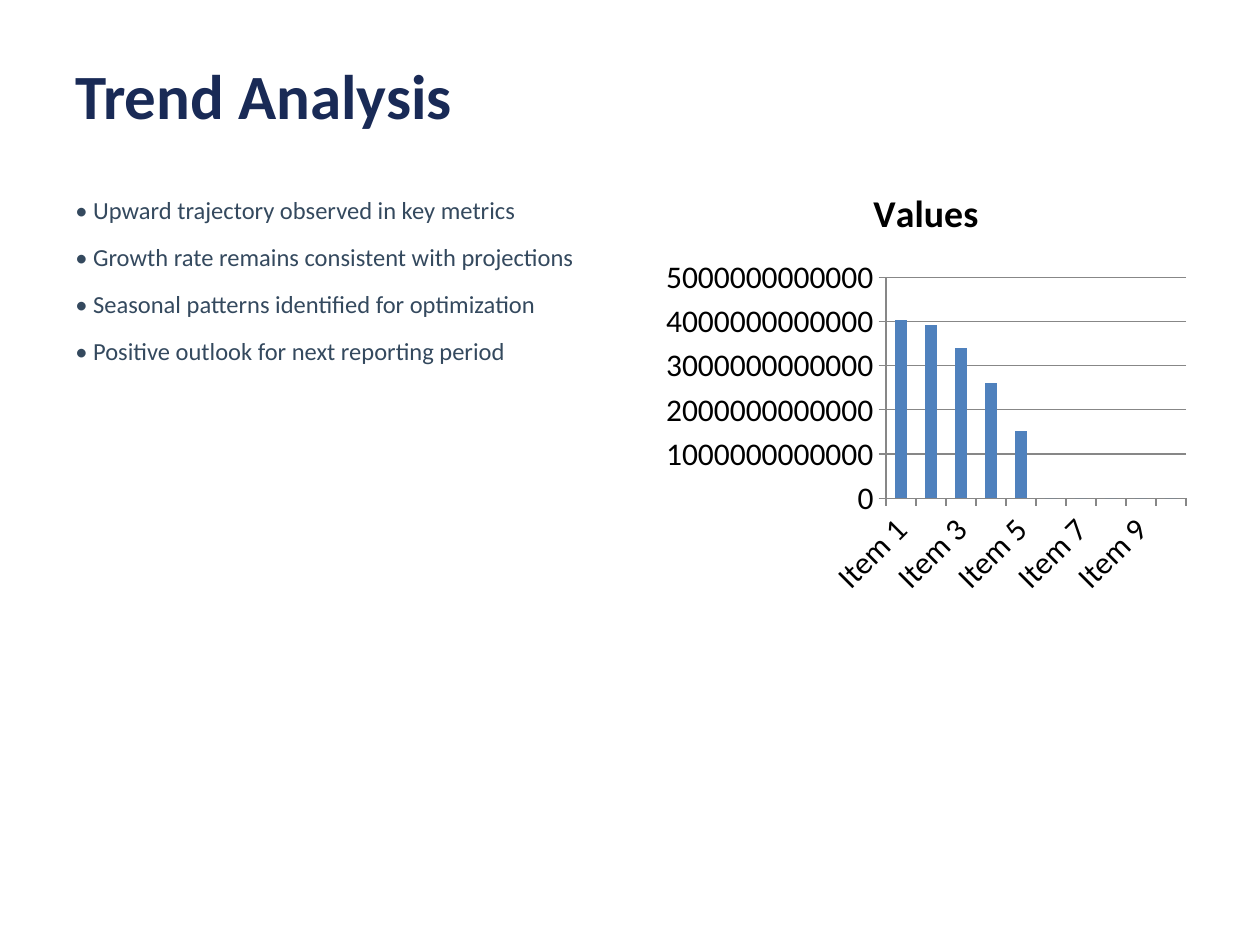
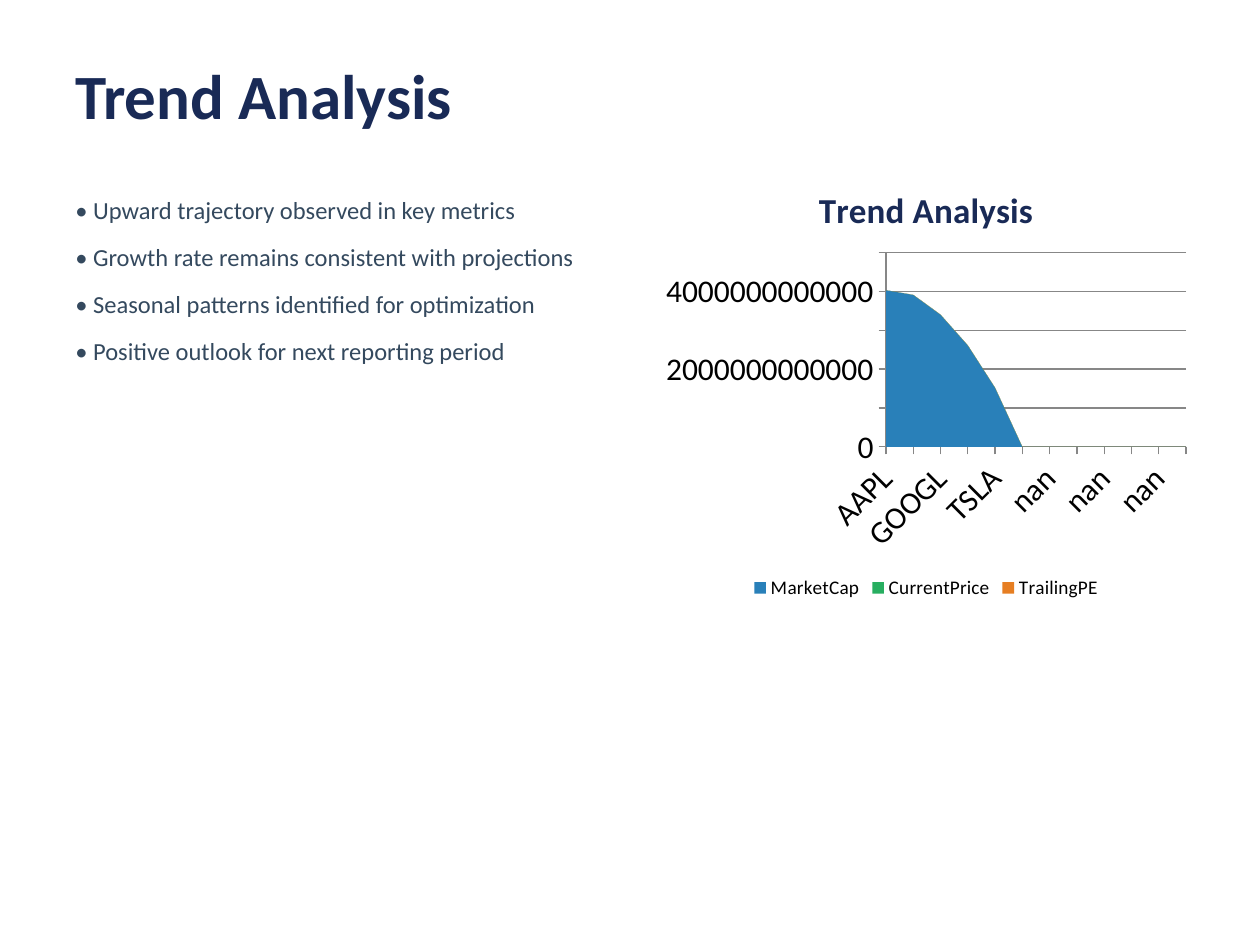
Before and after one commit to gaurav13407/FINEDECK-Excel-to-PPT-, a slide deck: slide 8 of examples/professional_demo/GOOGL_Financial_Analysis.pptx. Drawn at 1260x945 pixels with LibreOffice and Linux fonts; fonts in the diff are those of the drawing. Boxes give left, top, right and bottom in pixels: in the first picture for what was removed or moved away, otherwise in the second. Text is boxed around its words. In the diff, an @@ line names an element or a change of style, - is before the commit and + after.

```diff
--- a/examples/professional_demo/GOOGL_Financial_Analysis.pptx
+++ b/examples/professional_demo/GOOGL_Financial_Analysis.pptx
@@ column chart at (655, 164, 1197, 605) @@
@@ column chart to area stacked chart @@
@@ title "Values" to "Trend Analysis" @@
-categories: Item 1, Item 2, Item 3, Item 4, Item 5, Item 6, Item 7, Item 8, Item 9, Item 10
+categories: AAPL, MSFT, GOOGL, AMZN, TSLA, nan, nan, nan, nan, nan, nan, nan
-Values: -, -, -, -, -, 0, 0, 0, 0, 0
+MarketCap: -, -, -, -, -, 0, 0, 0, 0, 0, 0, 0
@@ colour of MarketCap #4F81BD to #2980B9 @@
+CurrentPrice: 270, 520, 280, 240, 460, 0, 0, 0, 0, 0, 0, 0
+TrailingPE: 40, 40, 30, 30, 310, 0, 0, 0, 0, 0, 0, 0
@@ legend changed @@
```
Also in this commit, not shown: 1 other slide changed, 7 other files.
